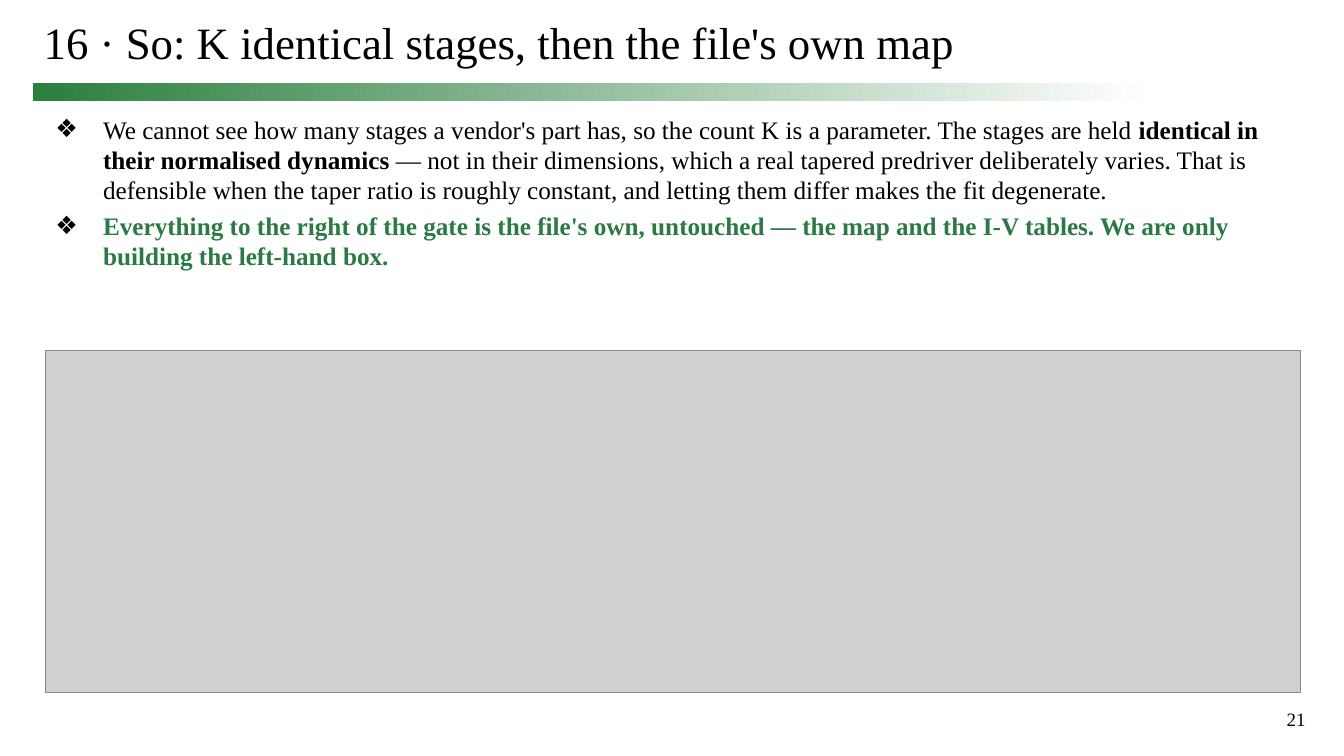
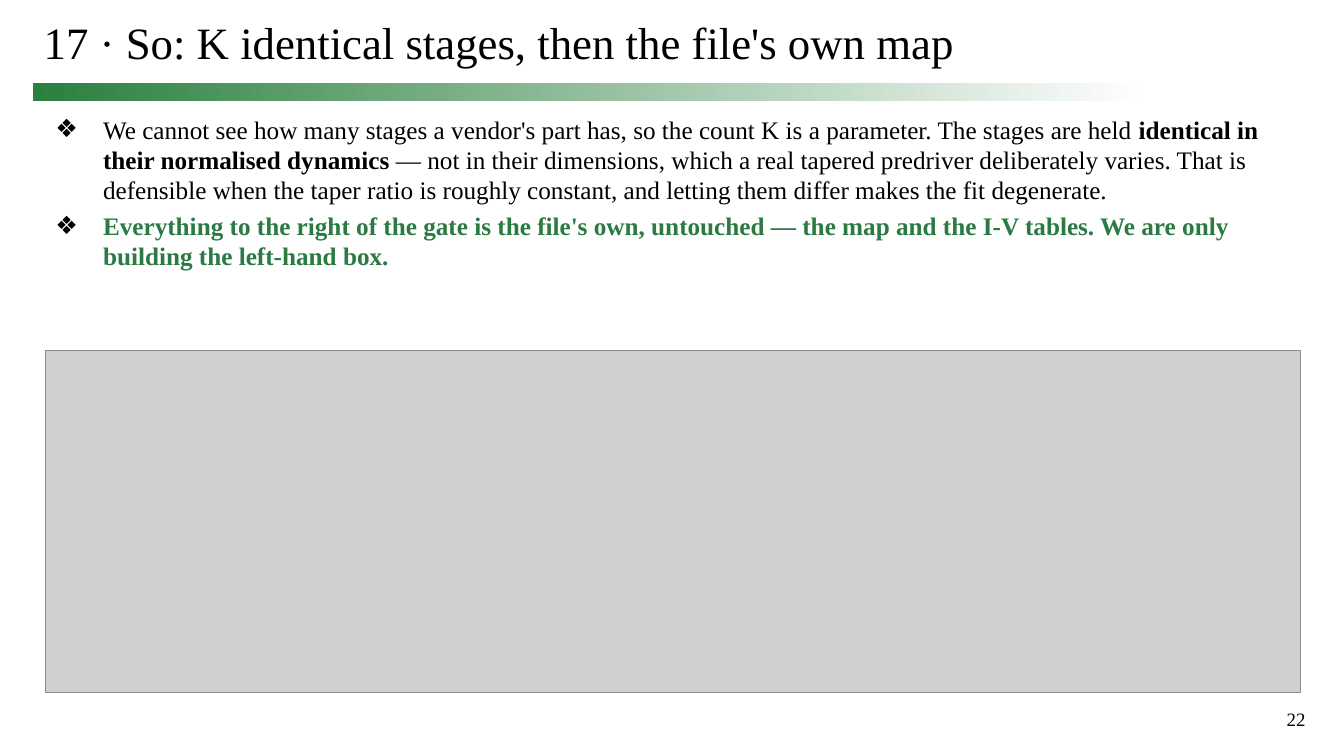
Before and after one commit to simon9721/ibis_comparison, a slide deck: slide 22 of results/meeting_deck_2026-09-24/0924_track1_story.pptx (slide 21 before the commit). Drawn at 1344x756 pixels with LibreOffice and Linux fonts; fonts in the diff are those of the drawing; grey boxes stand for pictures. Boxes give left, top, right and bottom in pixels: in the first picture for what was removed or moved away, otherwise in the second. Text is boxed around its words. In the diff, an @@ line names an element or a change of style, - is before the commit and + after.

```diff
--- a/results/meeting_deck_2026-09-24/0924_track1_story.pptx
+++ b/results/meeting_deck_2026-09-24/0924_track1_story.pptx
@@ title at [44, 27, 953, 69]: text changed @@
-16 · So: K identical stages, then the file's own map
+17 · So: K identical stages, then the file's own map
@@ page number at [1287, 713, 1306, 726]: text changed @@
-21
+22
```
Also in this commit, not shown: 10 other slides changed, 1 slide added, 4 other files.
